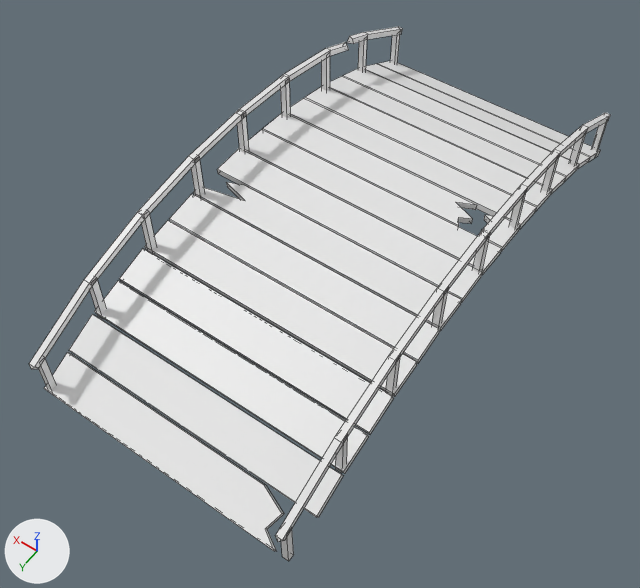
An edit to the FBX model Assets/Models/Terrain/bridge_wide.fbx, drawn before and after from the same camera.
Rendered twice from a 50 mm lens placed at (-4.83, 7.62, 10.72), pointed at (-0.12, 1.02, 0.36). Arrows for +X, +Y and +Z are at lower left; the lights stay in place. Mesh edges are drawn as thin lines.

Objects in the first picture: 'Bridge'.
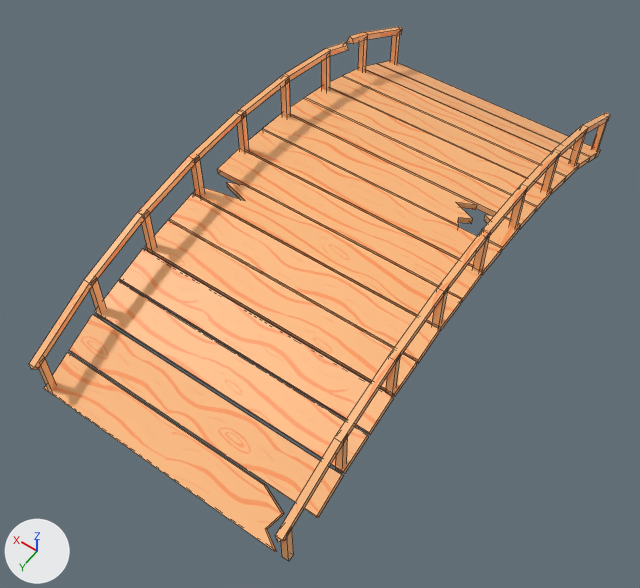
The change in detail:
Picture 'wood_texture.png' (img_wood_texture_png) is new.
Material 'Material' (mat_material) is new.
Its texture is img_wood_texture_png.
me_plane_001 has 398 vertices, 311 faces and spans x -2.14..2.14, y -4.57..4.57, z 0.06..2.06.
me_plane_001 now uses material mat_material (picture img_wood_texture_png).

Boxes [x1, y1, x2, y2] around the edits, measured in the pictures (640 x 588 px):
'Bridge', recoloured (white to beige)
    both: [29, 27, 611, 561]
